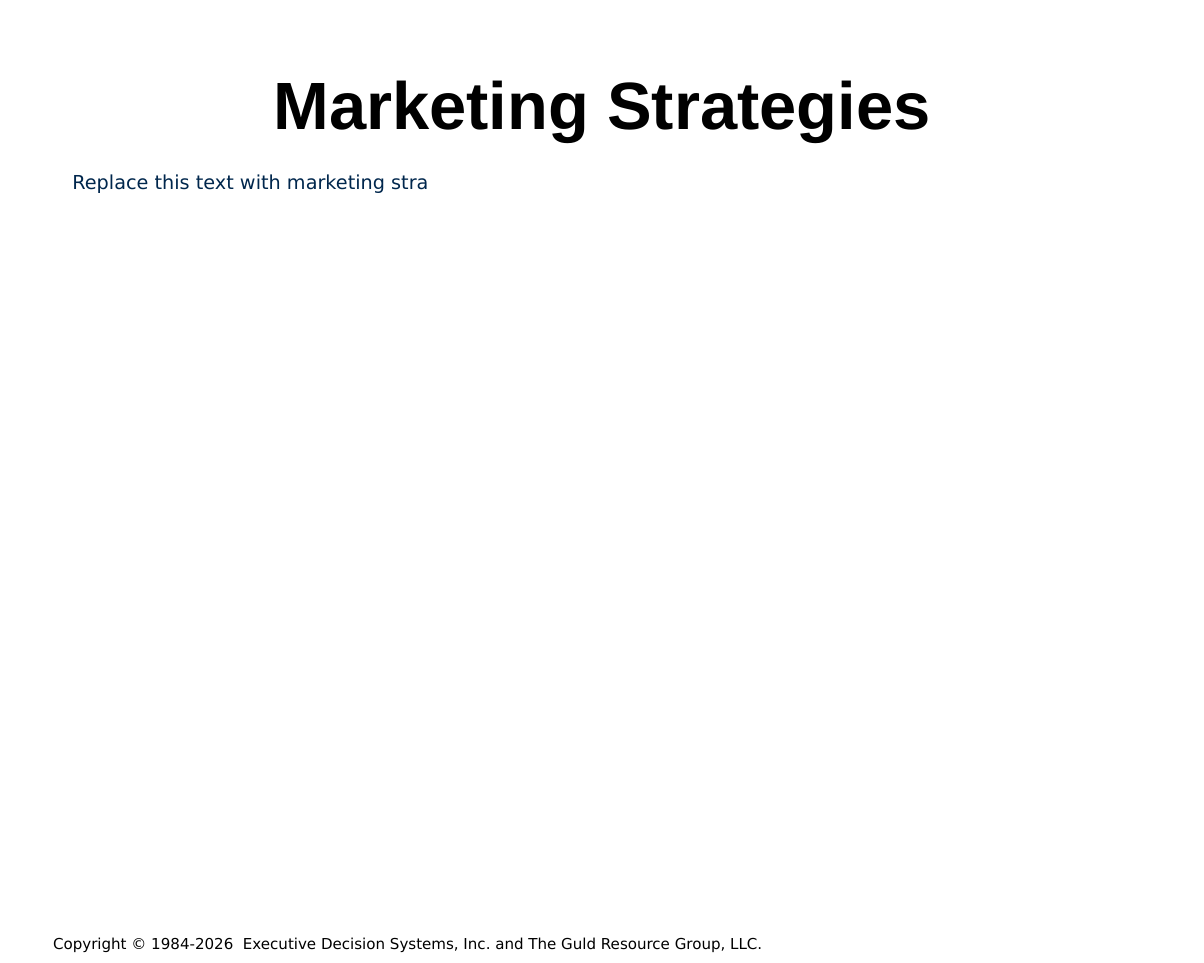
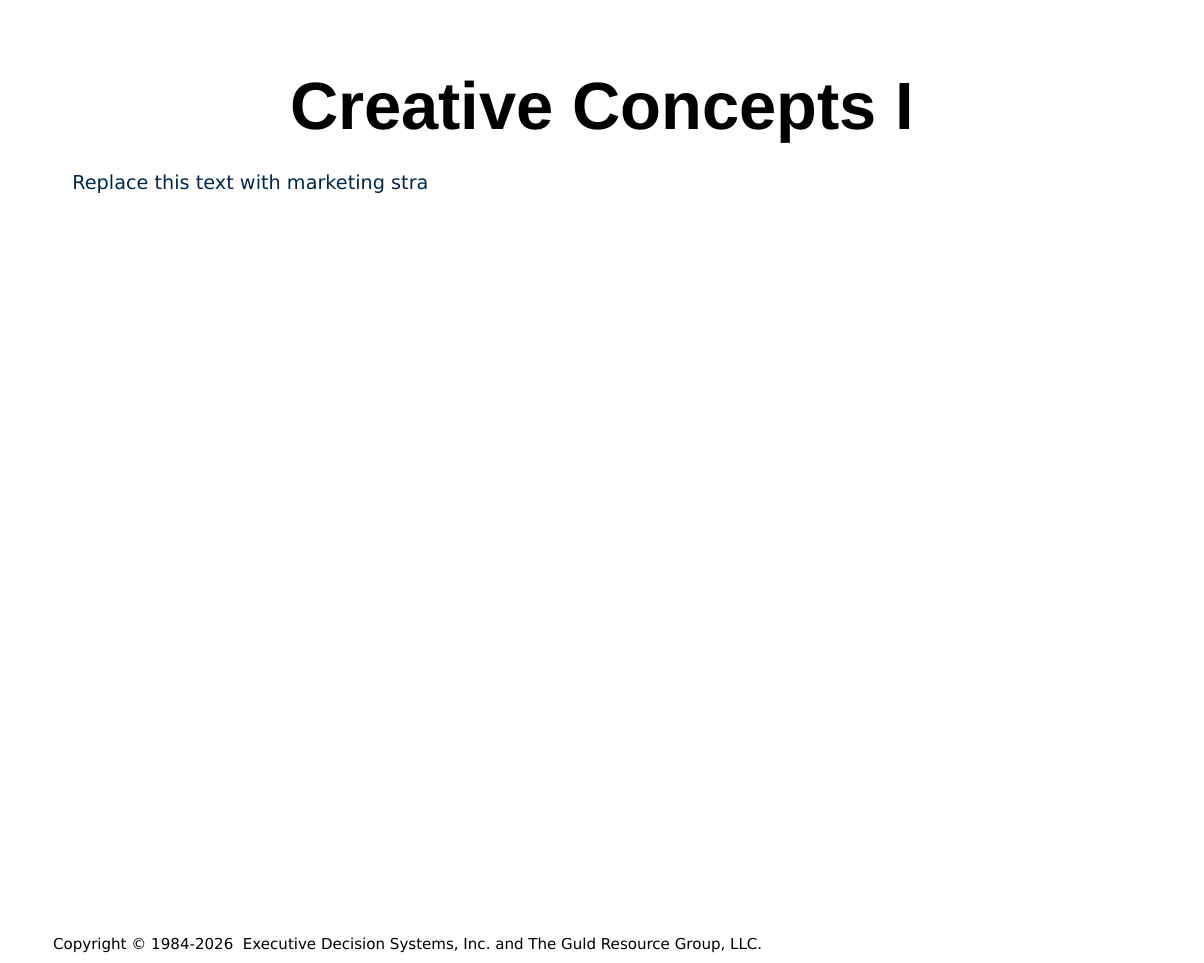
Before and after one commit to hintonandrew510/wizardfrontend, a slide deck: slide 15 of mavenprojectSCR/src/main/resources/powerpointtemplate/tvTemplate.pptx. Drawn at 1204x963 pixels with LibreOffice and Linux fonts; fonts in the diff are those of the drawing; background and template pictures are left out. Boxes give left, top, right and bottom in pixels: in the first picture for what was removed or moved away, otherwise in the second. Text is boxed around its words. In the diff, an @@ line names an element or a change of style, - is before the commit and + after.

```diff
--- a/mavenprojectSCR/src/main/resources/powerpointtemplate/tvTemplate.pptx
+++ b/mavenprojectSCR/src/main/resources/powerpointtemplate/tvTemplate.pptx
@@ title at box(290, 80, 914, 142): text changed @@
-Marketing Strategies
+Creative Concepts I
```
Also in this commit, not shown: 4 other slides changed, 1 other file.
